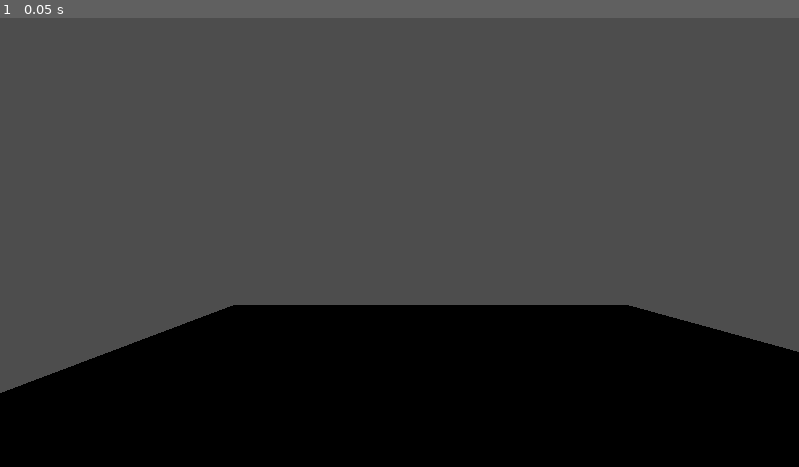
Above: before the commit, frame 1.
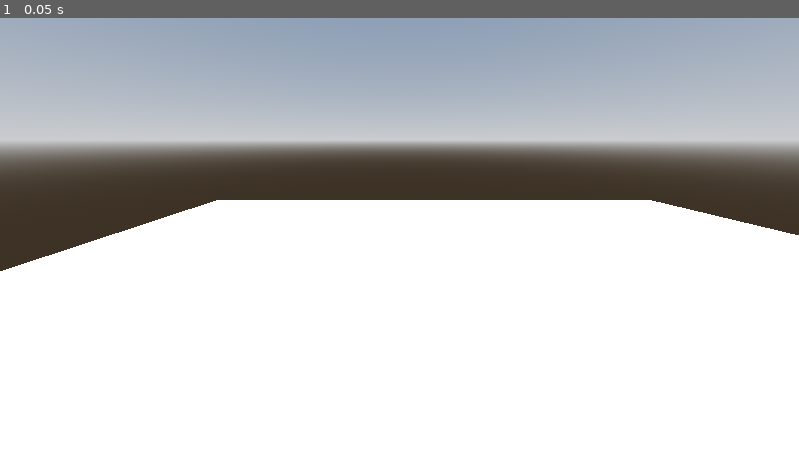
Above: after the commit, the same moment.

Repository: DabPlayZ1/Dab-s_Obby
Game: Godot game, scene res://mainbaseplate.tscn
Two runs of this game, one before a commit and one after it. Both use one fixed random seed, a clock stepped at 60 frames per second and the inputs below.
Inputs:
- Up to frame 1 (0.05 s): no input

The runs differ from the first frame. In frame 1, 97% of the frame differs, in the area x 0-100%, y 0-100%.

Commit message:
Fixed camera

Diff:
--- a/character.tscn
+++ b/character.tscn
@@ -15,7 +15,7 @@
 [node name="CollisionShape3D" type="CollisionShape3D" parent="CharacterBody3D" unique_id=1727004444]
 shape = SubResource("CapsuleShape3D_vu45j")
 
-[node name="Camera3D" type="Camera3D" parent="CharacterBody3D/CollisionShape3D" unique_id=1354606409]
+[node name="Camera3D" type="Camera3D" parent="CharacterBody3D" unique_id=1354606409]
 transform = Transform3D(1, 0, 0, 0, 1, 0, 0, 0, 1, 0, 0.56986785, -0.45056328)
 current = true
 fov = 90.0
--- a/mainbaseplate.tscn
+++ b/mainbaseplate.tscn
@@ -1,12 +1,31 @@
 [gd_scene format=3 uid="uid://cbufwe0jfixl1"]
 
 [ext_resource type="PackedScene" uid="uid://de35835dwpq62" path="res://character.tscn" id="1_unmaq"]
+
+[sub_resource type="ProceduralSkyMaterial" id="ProceduralSkyMaterial_unmaq"]
+sky_horizon_color = Color(0.66224277, 0.6717428, 0.6867428, 1)
+ground_horizon_color = Color(0.66224277, 0.6717428, 0.6867428, 1)
+
+[sub_resource type="Sky" id="Sky_pdwh7"]
+sky_material = SubResource("ProceduralSkyMaterial_unmaq")
+
+[sub_resource type="Environment" id="Environment_ha1rx"]
+background_mode = 2
+sky = SubResource("Sky_pdwh7")
+tonemap_mode = 2
 
 [sub_resource type="BoxMesh" id="BoxMesh_87ffc"]
 
 [sub_resource type="BoxShape3D" id="BoxShape3D_unmaq"]
 
 [node name="Node3D" type="Node3D" unique_id=1289119348]
+
+[node name="WorldEnvironment" type="WorldEnvironment" parent="." unique_id=153164055]
+environment = SubResource("Environment_ha1rx")
+
+[node name="DirectionalLight3D" type="DirectionalLight3D" parent="." unique_id=1808119358]
+transform = Transform3D(-0.8660254, -0.43301278, 0.25, 0, 0.49999997, 0.86602545, -0.50000006, 0.75, -0.43301266, 0, 0, 0)
+shadow_enabled = true
 
 [node name="MeshInstance3D" type="MeshInstance3D" parent="." unique_id=1956210291]
 transform = Transform3D(10, 0, 0, 0, -0.5, 8.742278e-07, 0, -4.371139e-08, -10, 0, 0, 0)
@@ -18,4 +37,4 @@
 shape = SubResource("BoxShape3D_unmaq")
 
 [node name="Node3D" parent="." unique_id=416415331 instance=ExtResource("1_unmaq")]
-transform = Transform3D(1, 0, 0, 0, 1, 0, 0, 0, 1, -0.7920145, 0.25770295, 1.1514249)
+transform = Transform3D(1, 0, 0, 0, 0.90988165, 0.41486794, 0, -0.41486794, 0.90988165, -0.7920145, 0.25770295, 1.1514249)
